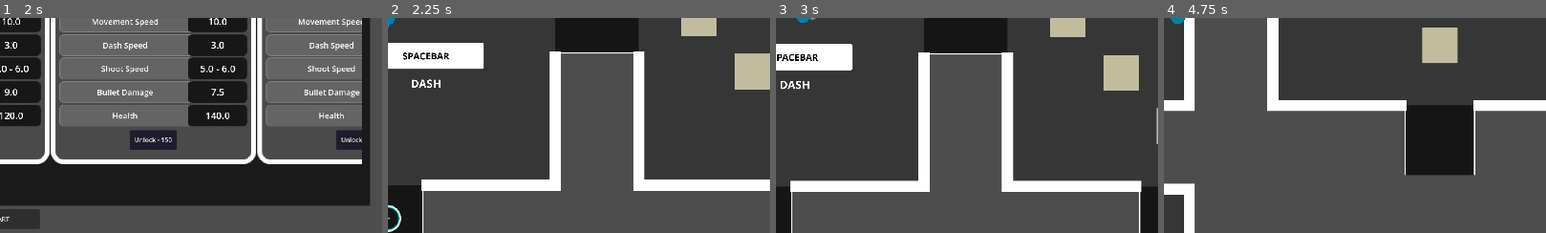
Above: before the commit, frames 1-4 (left to right).
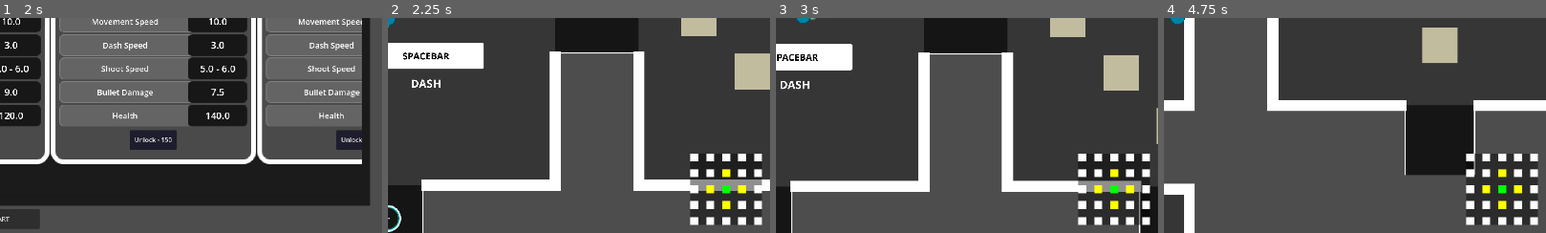
Above: after the commit, the same moments.

Repository: doanryderrhythm/thesis-1-vng-game
Game: Godot game, scene res://scenes/main_scenes/shop_scene.tscn
Two runs of this game, one before a commit and one after it. Both use one fixed random seed, a clock stepped at 60 frames per second and the inputs below.
Inputs (mouse positions are % of the whole screen's width and height, from its top left):
- Up to frame 1 (2 s): click "Unlock - 0" at 0.5 s; click "Equip" at 1.25 s
- Up to frame 2 (2.25 s): click "START" at 2 s
- Up to frame 3 (3 s): tap Enter at 2.75 s; move the mouse to (72, 45) at 2.77 s; hold Right (right) from 2.78 s (still down); tap Space (dash) at 2.85 s; click (72, 45) at 2.92 s
- Up to frame 4 (4.75 s): move the mouse to (30, 55) at 3.52 s; release Right (right) at 3.53 s; hold Down (down) 3.53-4.28 s; tap Space (dash) at 3.6, 4.35 s; move the mouse to (60, 28) at 4.27 s; hold Right (right) from 4.28 s (still down)
The pictures show only the part of the screen within x 50-100%, y 50-100%; the shares and areas given below are measured in that part.

Frame 1 is identical in both runs. In frame 2, 4.7% of the frame differs, in the area x 79-98%, y 63-97%; in frame 3, 4.5%; in frame 4, 6.2%.

Commit message:
Made the minimap update the visuals

Diff:
--- a/untitled-thesis-1-game/scenes/ui/debug_ui.tscn
+++ b/untitled-thesis-1-game/scenes/ui/debug_ui.tscn
@@ -8,6 +8,7 @@
 [ext_resource type="Texture2D" uid="uid://bx5nkaqlcb8v0" path="res://sprites/bars/dash_progress.png" id="5_ukyxi"]
 [ext_resource type="Texture2D" uid="uid://dak77hof5amf7" path="res://sprites/bars/coin_count.png" id="6_k7b8x"]
 [ext_resource type="Texture2D" uid="uid://4s2cqw63nr6" path="res://sprites/gameplay/danger.png" id="6_pu33q"]
+[ext_resource type="PackedScene" uid="uid://dlu558v0xtgq" path="res://scenes/ui/room_icon.tscn" id="8_bcd6v"]
 [ext_resource type="Texture2D" uid="uid://br46pgblghmvf" path="res://sprites/ui/pause_button_unselected.png" id="8_f6xhk"]
 [ext_resource type="Texture2D" uid="uid://b2nua0rf6jexh" path="res://sprites/ui/pause_button_pressed.png" id="9_hqpec"]
 [ext_resource type="Texture2D" uid="uid://r0ku0idq14xt" path="res://sprites/ui/pause_button_selected.png" id="10_hr2xk"]
@@ -492,6 +493,194 @@
 horizontal_alignment = 1
 vertical_alignment = 2
 
+[node name="Minimap" type="ColorRect" parent="." unique_id=2115130126]
+anchors_preset = 3
+anchor_left = 1.0
+anchor_top = 1.0
+anchor_right = 1.0
+anchor_bottom = 1.0
+offset_left = -200.0
+offset_top = -200.0
+offset_right = -20.0
+offset_bottom = -20.0
+grow_horizontal = 0
+grow_vertical = 0
+color = Color(0, 0, 0, 0.4392157)
+
+[node name="RoomRow0" type="Control" parent="Minimap" unique_id=884671169]
+anchors_preset = 0
+offset_right = 40.0
+offset_bottom = 40.0
+
+[node name="RoomIcon" parent="Minimap/RoomRow0" unique_id=187810484 instance=ExtResource("8_bcd6v")]
+layout_mode = 0
+offset_right = 20.0
+offset_bottom = 20.0
+
+[node name="RoomIcon2" parent="Minimap/RoomRow0" unique_id=1132507183 instance=ExtResource("8_bcd6v")]
+layout_mode = 0
+offset_left = 40.0
+offset_right = 60.0
+offset_bottom = 20.0
+
+[node name="RoomIcon3" parent="Minimap/RoomRow0" unique_id=1446522208 instance=ExtResource("8_bcd6v")]
+layout_mode = 0
+offset_left = 80.0
+offset_right = 100.0
+offset_bottom = 20.0
+
+[node name="RoomIcon4" parent="Minimap/RoomRow0" unique_id=1023034153 instance=ExtResource("8_bcd6v")]
+layout_mode = 0
+offset_left = 120.0
+offset_right = 140.0
+offset_bottom = 20.0
+
+[node name="RoomIcon5" parent="Minimap/RoomRow0" unique_id=1547057731 instance=ExtResource("8_bcd6v")]
+layout_mode = 0
+offset_left = 160.0
+offset_right = 180.0
+offset_bottom = 20.0
+
+[node name="RoomRow1" type="Control" parent="Minimap" unique_id=444949788]
+anchors_preset = 0
+offset_top = 40.0
+offset_right = 40.0
+offset_bottom = 80.0
+
+[node name="RoomIcon" parent="Minimap/RoomRow1" unique_id=1219480230 instance=ExtResource("8_bcd6v")]
+layout_mode = 0
+offset_right = 20.0
+offset_bottom = 20.0
+
+[node name="RoomIcon2" parent="Minimap/RoomRow1" unique_id=801626255 instance=ExtResource("8_bcd6v")]
+layout_mode = 0
+offset_left = 40.0
+offset_right = 60.0
+offset_bottom = 20.0
+
+[node name="RoomIcon3" parent="Minimap/RoomRow1" unique_id=318903952 instance=ExtResource("8_bcd6v")]
+layout_mode = 0
+offset_left = 80.0
+offset_right = 100.0
+offset_bottom = 20.0
+
+[node name="RoomIcon4" parent="Minimap/RoomRow1" unique_id=1911548625 instance=ExtResource("8_bcd6v")]
+layout_mode = 0
+offset_left = 120.0
+offset_right = 140.0
+offset_bottom = 20.0
+
+[node name="RoomIcon5" parent="Minimap/RoomRow1" unique_id=634918137 instance=ExtResource("8_bcd6v")]
+layout_mode = 0
+offset_left = 160.0
+offset_right = 180.0
+offset_bottom = 20.0
+
+[node name="RoomRow2" type="Control" parent="Minimap" unique_id=134834069]
+anchors_preset = 0
+offset_top = 80.0
+offset_right = 40.0
+offset_bottom = 120.0
+
+[node name="RoomIcon" parent="Minimap/RoomRow2" unique_id=284648790 instance=ExtResource("8_bcd6v")]
+layout_mode = 0
+offset_right = 20.0
+offset_bottom = 20.0
+
+[node name="RoomIcon2" parent="Minimap/RoomRow2" unique_id=1544124669 instance=ExtResource("8_bcd6v")]
+layout_mode = 0
+offset_left = 40.0
+offset_right = 60.0
+offset_bottom = 20.0
+
+[node name="RoomIcon3" parent="Minimap/RoomRow2" unique_id=357244642 instance=ExtResource("8_bcd6v")]
+layout_mode = 0
+offset_left = 80.0
+offset_right = 100.0
+offset_bottom = 20.0
+
+[node name="RoomIcon4" parent="Minimap/RoomRow2" unique_id=129121255 instance=ExtResource("8_bcd6v")]
+layout_mode = 0
+offset_left = 120.0
+offset_right = 140.0
+offset_bottom = 20.0
+
+[node name="RoomIcon5" parent="Minimap/RoomRow2" unique_id=1306323944 instance=ExtResource("8_bcd6v")]
+layout_mode = 0
+offset_left = 160.0
+offset_right = 180.0
+offset_bottom = 20.0
+
+[node name="RoomRow3" type="Control" parent="Minimap" unique_id=1579174401]
+anchors_preset = 0
+offset_top = 120.0
+offset_right = 40.0
+offset_bottom = 160.0
+
+[node name="RoomIcon" parent="Minimap/RoomRow3" unique_id=358786521 instance=ExtResource("8_bcd6v")]
+layout_mode = 0
+offset_right = 20.0
+offset_bottom = 20.0
+
+[node name="RoomIcon2" parent="Minimap/RoomRow3" unique_id=1142148930 instance=ExtResource("8_bcd6v")]
+layout_mode = 0
+offset_left = 40.0
+offset_right = 60.0
+offset_bottom = 20.0
+
+[node name="RoomIcon3" parent="Minimap/RoomRow3" unique_id=302733221 instance=ExtResource("8_bcd6v")]
+layout_mode = 0
+offset_left = 80.0
+offset_right = 100.0
+offset_bottom = 20.0
+
+[node name="RoomIcon4" parent="Minimap/RoomRow3" unique_id=1510305146 instance=ExtResource("8_bcd6v")]
+layout_mode = 0
+offset_left = 120.0
+offset_right = 140.0
+offset_bottom = 20.0
+
+[node name="RoomIcon5" parent="Minimap/RoomRow3" unique_id=68368630 instance=ExtResource("8_bcd6v")]
+layout_mode = 0
+offset_left = 160.0
+offset_right = 180.0
+offset_bottom = 20.0
+
+[node name="RoomRow4" type="Control" parent="Minimap" unique_id=22842366]
+anchors_preset = 0
+offset_top = 160.0
+offset_right = 40.0
+offset_bottom = 200.0
+
+[node name="RoomIcon" parent="Minimap/RoomRow4" unique_id=132954981 instance=ExtResource("8_bcd6v")]
+layout_mode = 0
+offset_right = 20.0
+offset_bottom = 20.0
+
+[node name="RoomIcon2" parent="Minimap/RoomRow4" unique_id=162158878 instance=ExtResource("8_bcd6v")]
+layout_mode = 0
+offset_left = 40.0
+offset_right = 60.0
+offset_bottom = 20.0
+
+[node name="RoomIcon3" parent="Minimap/RoomRow4" unique_id=1768832657 instance=ExtResource("8_bcd6v")]
+layout_mode = 0
+offset_left = 80.0
+offset_right = 100.0
+offset_bottom = 20.0
+
+[node name="RoomIcon4" parent="Minimap/RoomRow4" unique_id=1552508090 instance=ExtResource("8_bcd6v")]
+layout_mode = 0
+offset_left = 120.0
+offset_right = 140.0
+offset_bottom = 20.0
+
+[node name="RoomIcon5" parent="Minimap/RoomRow4" unique_id=1418051766 instance=ExtResource("8_bcd6v")]
+layout_mode = 0
+offset_left = 160.0
+offset_right = 180.0
+offset_bottom = 20.0
+
 [node name="DangerTexture" type="TextureRect" parent="." unique_id=2061533906]
 anchors_preset = 15
 anchor_right = 1.0
@@ -594,6 +783,7 @@
 vertical_alignment = 1
 
 [node name="ResultNode" type="ColorRect" parent="." unique_id=1507721967]
+visible = false
 anchors_preset = 15
 anchor_right = 1.0
 anchor_bottom = 1.0
--- /dev/null
+++ b/untitled-thesis-1-game/scenes/ui/room_icon.gd
@@ -0,0 +1,24 @@
+extends ColorRect
+class_name RoomIcon
+
+enum RoomState {
+	READY,
+	AVAILABLE,
+	FOUGHT,
+	LOCKED
+}
+
+var state: RoomState
+
+func _ready() -> void:
+	pass
+
+func change_state_visuals() -> void:
+	if state == RoomState.READY:
+		self.color = Color.WHITE
+	elif state == RoomState.AVAILABLE:
+		self.color = Color.YELLOW
+	elif state == RoomState.FOUGHT:
+		self.color = Color.GREEN
+	elif state == RoomState.LOCKED:
+		self.color = Color.RED
--- /dev/null
+++ b/untitled-thesis-1-game/scenes/ui/room_icon.tscn
@@ -0,0 +1,8 @@
+[gd_scene format=3 uid="uid://dlu558v0xtgq"]
+
+[ext_resource type="Script" uid="uid://hakcwovu2ygj" path="res://scenes/ui/room_icon.gd" id="1_0me3r"]
+
+[node name="RoomIcon" type="ColorRect" unique_id=187810484]
+offset_right = 30.0
+offset_bottom = 30.0
+script = ExtResource("1_0me3r")
--- a/untitled-thesis-1-game/scripts/autoload/game_manager.gd
+++ b/untitled-thesis-1-game/scripts/autoload/game_manager.gd
@@ -44,6 +44,7 @@
 signal score_change
 signal phase_change(is_ongoing: bool)
 signal start_level
+signal end_level
 signal room_start
 signal delete_bullets
 signal coin_change
@@ -239,6 +240,7 @@
 		_room.is_executed = true
 		_room.call_deferred("start_stage", false)
 		is_going = false
+		end_level.emit()
 		if current_level < stage_stats.size() - 1:
 			current_level += 1
 		current_actual_level += 1
@@ -274,6 +276,13 @@
 			return room
 	return null
 
+func find_used_room(_id_x: int, _id_y: int) -> bool:
+	for room in used_rooms:
+		if room[ValueStorer.used_room_x] == _id_x and \
+		room[ValueStorer.used_room_y] == _id_y:
+			return true
+	return false
+
 func delete_room(_id_x: int, _id_y: int) -> void:
 	rooms = rooms.filter(func(room):
 		return is_instance_valid(room)
--- a/untitled-thesis-1-game/scripts/ui/debug_ui.gd
+++ b/untitled-thesis-1-game/scripts/ui/debug_ui.gd
@@ -25,6 +25,8 @@
 
 @onready var pause_ui: ColorRect = $PauseNode
 @export var retire_string: String
+
+@onready var minimap: ColorRect = $Minimap
 
 func _ready() -> void:
 	pass
@@ -56,16 +58,20 @@
 	GameManager.dash_change.connect(change_dash)
 	GameManager.state_lose_change.connect(show_restart)
 	GameManager.start_level.connect(change_level)
+	GameManager.end_level.connect(update_minimap)
 	GameManager.phase_change.connect(change_phase)
 	GameManager.score_change.connect(change_score)
 	GameManager.coin_change.connect(change_coin)
+
+	update_minimap()
 
 func change_health() -> void:
 	health_bar.value = GameManager.player.health
 	if GameManager.player.health <= 0:
 		danger_texture.modulate = Color(1, 1, 1, 0)
 	elif GameManager.player.health <= 0.3 * ProfileManager.health:
-		danger_texture.modulate = Color(1, 1, 1, 1 - GameManager.player.health / (0.3 * ProfileManager.health))
+		danger_texture.modulate = Color(1, 1, 1, 1 - \
+		GameManager.player.health / (0.3 * ProfileManager.health))
 	else:
 		danger_texture.modulate = Color(1, 1, 1, 0)
 
@@ -82,6 +88,7 @@
 func change_level() -> void:
 	level_label.text = str(GameManager.current_actual_level + 1)
 	gameplay_anim_player.play("level_appear")
+	minimap.visible = false
 
 func change_phase(is_ongoing: bool) -> void:
 	if is_ongoing:
@@ -107,6 +114,37 @@
 	result_screen.visible = true
 	pass
 
+func update_minimap() -> void:
+	var id_x: int = GameManager.current_id_x
+	var id_y: int = GameManager.current_id_y
+
+	var offset_y: int = -2
+	for row in minimap.get_children():
+		var offset_x: int = -2
+		for column in row.get_children():
+			if column is not RoomIcon:
+				return
+
+			if GameManager.current_id_x == id_x + offset_x and \
+			GameManager.current_id_y == id_y + offset_y:
+				column.state = RoomIcon.RoomState.FOUGHT
+				column.change_state_visuals()
+				offset_x += 1
+				continue
+
+			if GameManager.find_used_room(id_x + offset_x, id_y + offset_y):
+				column.state = RoomIcon.RoomState.LOCKED
+			elif (abs(offset_x) == 1 and abs(offset_y) == 0) or \
+			(abs(offset_x) == 0 and abs(offset_y) == 1):
+				column.state = RoomIcon.RoomState.AVAILABLE
+			else:
+				column.state = RoomIcon.RoomState.READY
+			column.change_state_visuals()
+			offset_x += 1
+		offset_y += 1
+
+	minimap.visible = true
+
 func toggle_pause(is_toggled: bool) -> void:
 	pause_ui.visible = is_toggled
 	get_tree().paused = is_toggled
Not shown, added: untitled-thesis-1-game/scenes/ui/room_icon.gd.uid
